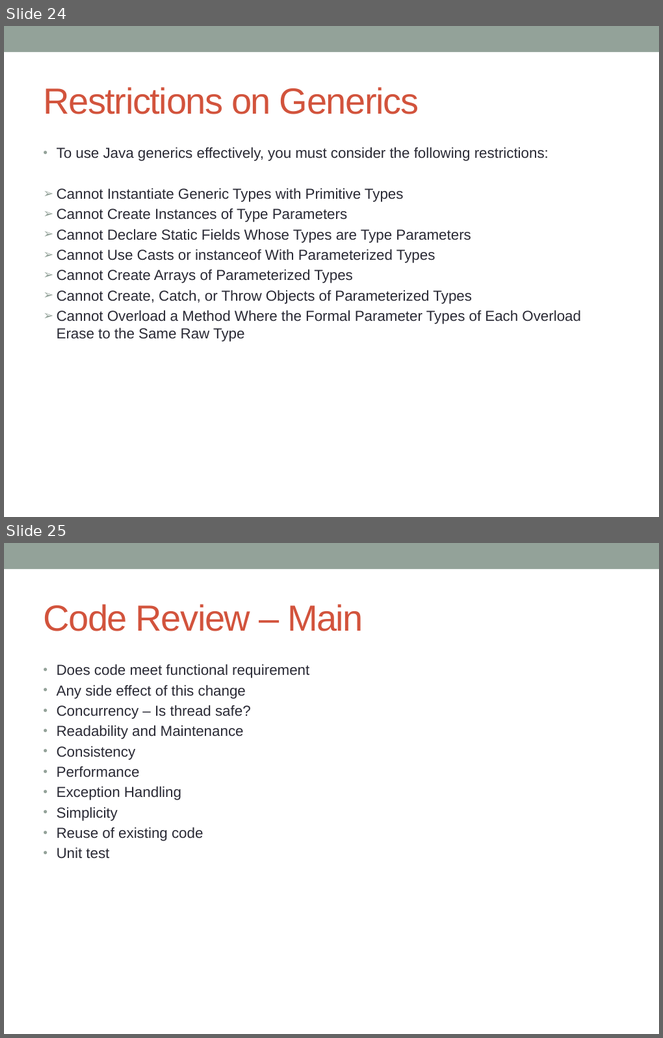
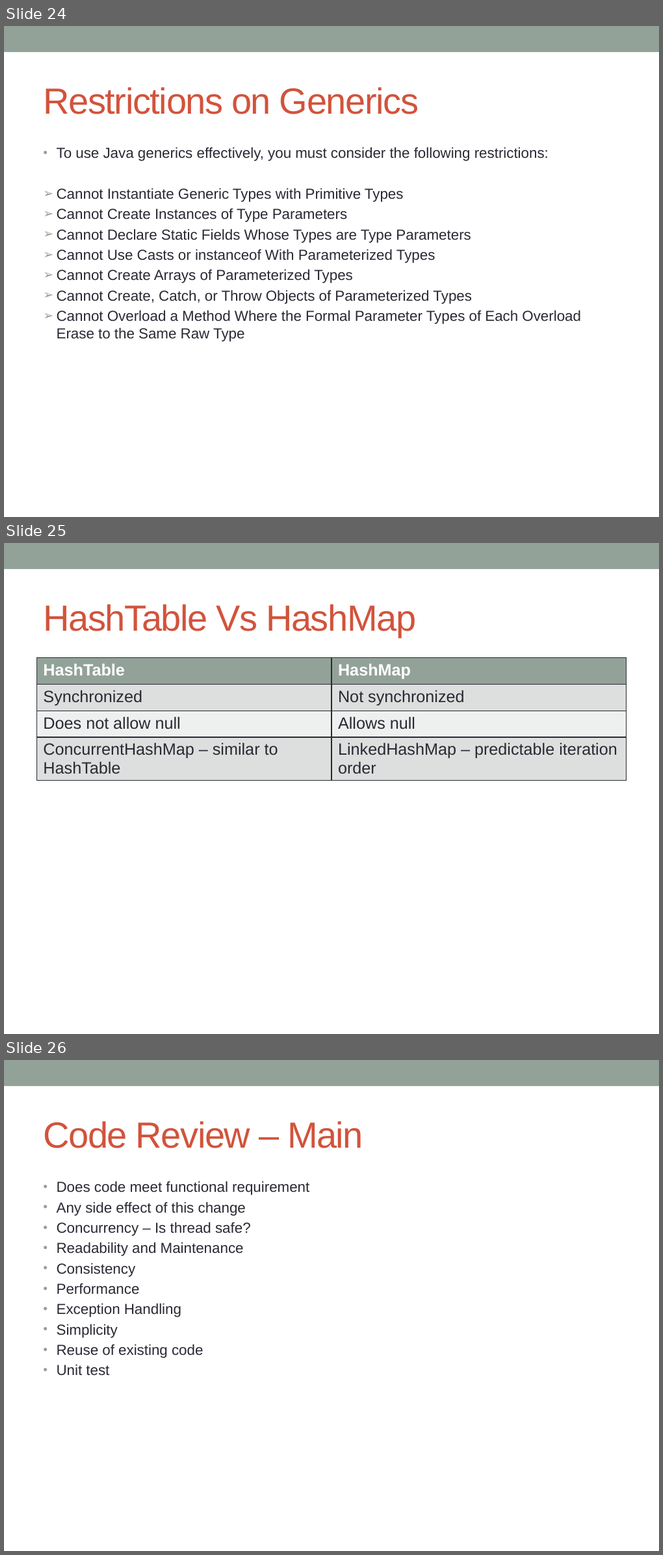
Before and after one commit to notionquest/ProjectDocumentation, a slide deck: CoreJava.pptx. Shown one above the other, each under a label of ours: slides 24 and 25 before the commit, slides 24, 25 and 26 after it. The pictures are 663x1038 and 663x1555 pixels, drawn with LibreOffice and Linux fonts; fonts in the diff are those of the drawing. Boxes give left, top, right and bottom in pixels: in the first picture for what was removed or moved away, otherwise in the second. Text is boxed around its words. In the diff, an @@ line names an element or a change of style, - is before the commit and + after.

Commit message:
Hashtable vs hashmap

```diff
--- a/CoreJava.pptx
+++ b/CoreJava.pptx
@@ slide 25 added at (4,543,659,1034), background #FFFFFF; not listed: 1 template element that a slide beside it also shows @@
@@ title added at (43,604,416,637), 40 pt, text #D2533C @@
+HashTable Vs HashMap
@@ table added at (36,657,627,783), 4 rows, 2 columns @@
+HashTable | HashMap
+Synchronized | Not synchronized
+Does not allow null | Allows null
+ConcurrentHashMap – similar to HashTable | LinkedHashMap – predictable iteration order
@@ what was slide 25 is now slide 26 @@
```
